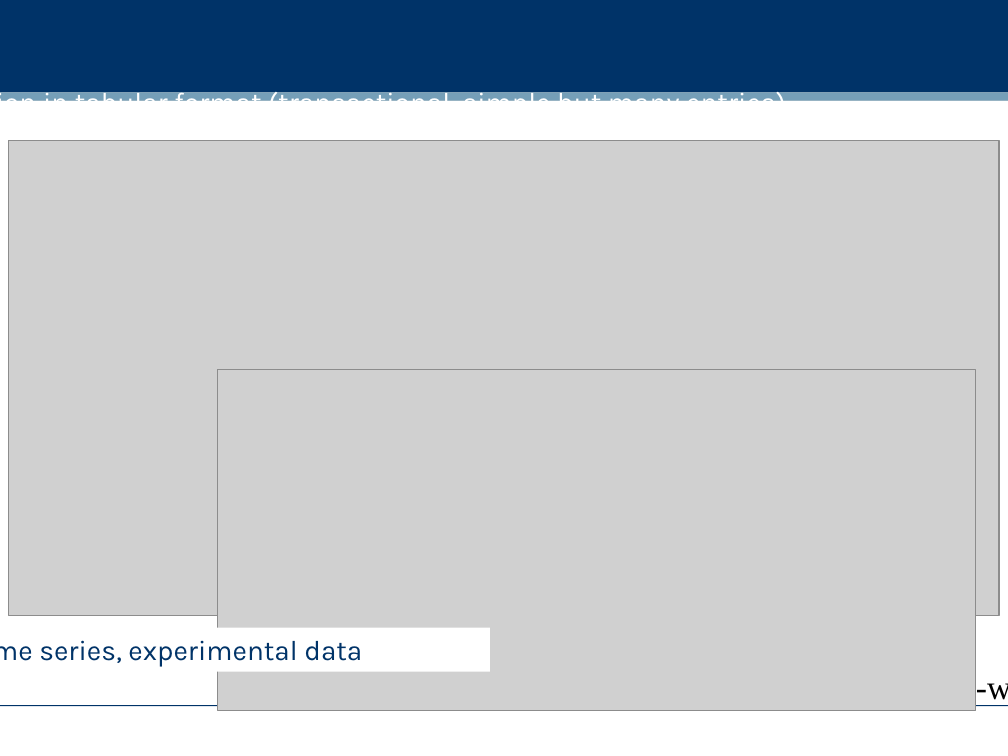
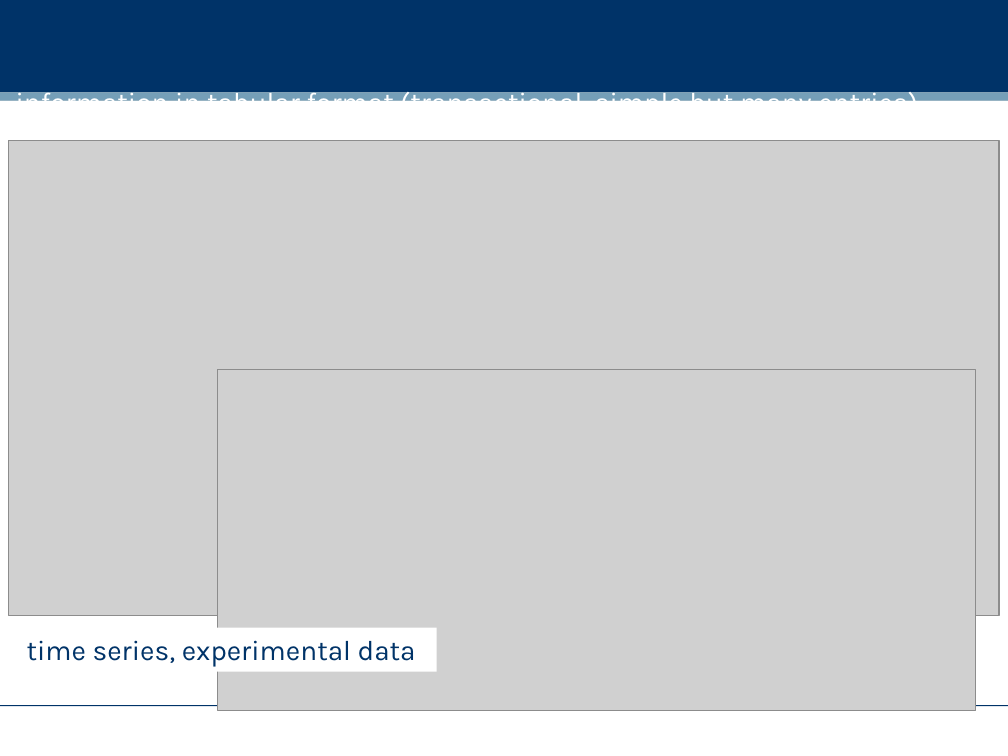
Before and after one commit to dreamind/ix, a slide deck: slide 4 of lectures/representing-data/xml.ppt. Drawn at 1008x756 pixels with LibreOffice and Linux fonts; fonts in the diff are those of the drawing; grey boxes stand for pictures; background and template pictures are left out. Boxes give left, top, right and bottom in pixels: in the first picture for what was removed or moved away, otherwise in the second. Text is boxed around its words. In the diff, an @@ line names an element or a change of style, - is before the commit and + after.

```diff
--- a/lectures/representing-data/xml.ppt
+++ b/lectures/representing-data/xml.ppt
@@ text "information in tabular format (transactional, ..." rewrapped from (43,86,785,101) to (16,86,917,101) @@
@@ rectangle "time series, experimental data": place and size @@
-rectangle "time series, experimental data" at (0,628,490,672)
+rectangle "time series, experimental data" at (16,628,436,672)
@@ text removed at (467,672,1008,705) @@
-http://www.youtube.com/watch?v=fO-wxlavDQI
```
Also in this commit, not shown: 2 other slides changed, 16 other files.
